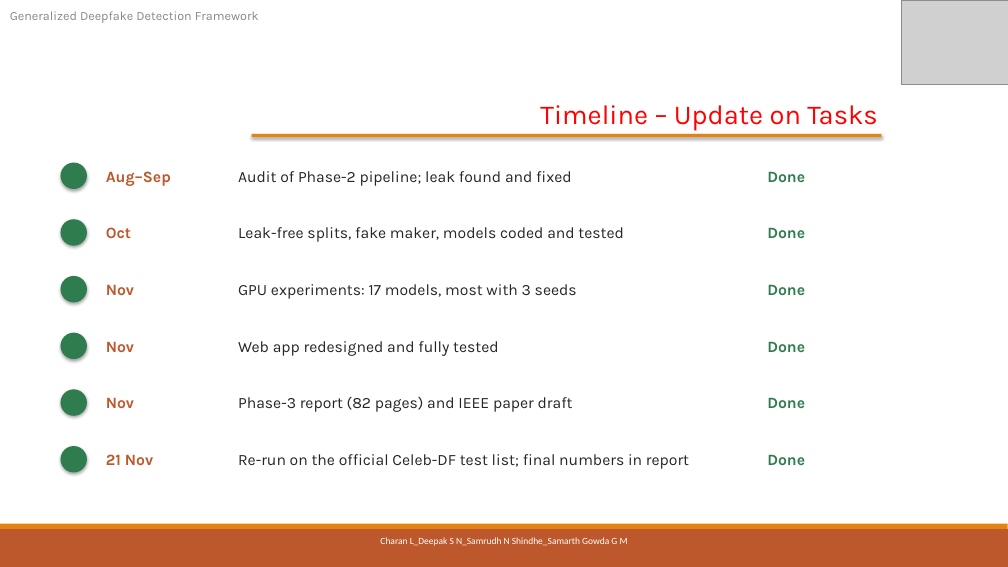
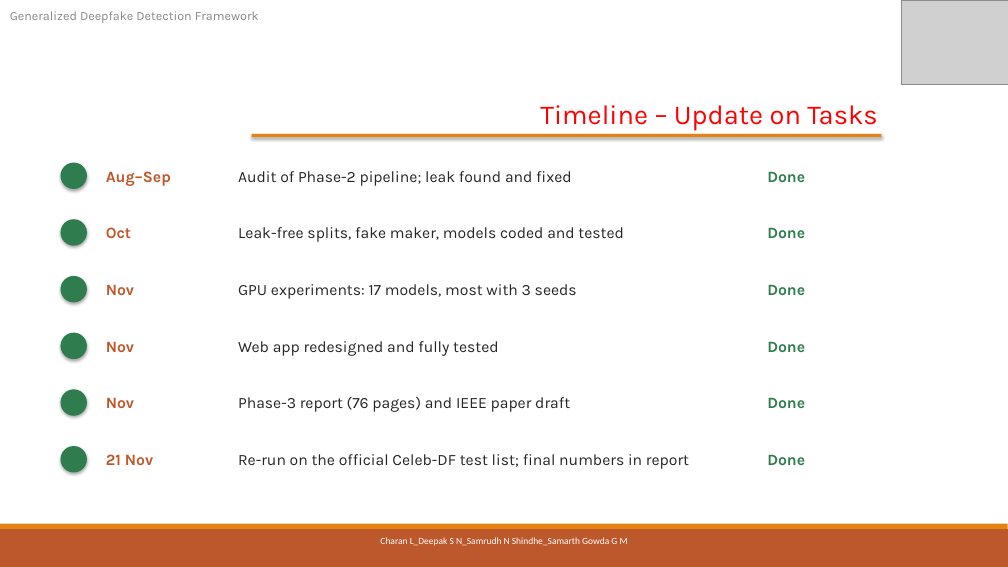
Before and after one commit to pes1ug23cs178/CAPSTONE_PW_26_RJ_02, a slide deck: slide 23 of ESA Report/output/PW26_RJ_02_Review3.pptx. Drawn at 1008x567 pixels with LibreOffice and Linux fonts; fonts in the diff are those of the drawing; grey boxes stand for pictures. Boxes give left, top, right and bottom in pixels: in the first picture for what was removed or moved away, otherwise in the second. Text is boxed around its words. In the diff, an @@ line names an element or a change of style, - is before the commit and + after.

Commit message:
Slides: report page count updated

```diff
--- a/ESA Report/output/PW26_RJ_02_Review3.pptx
+++ b/ESA Report/output/PW26_RJ_02_Review3.pptx
@@ text at (238,396,570,412): text changed @@
-Phase-3 report (82 pages) and IEEE paper draft
+Phase-3 report (76 pages) and IEEE paper draft
```
Also in this commit, not shown: 1 other file.
